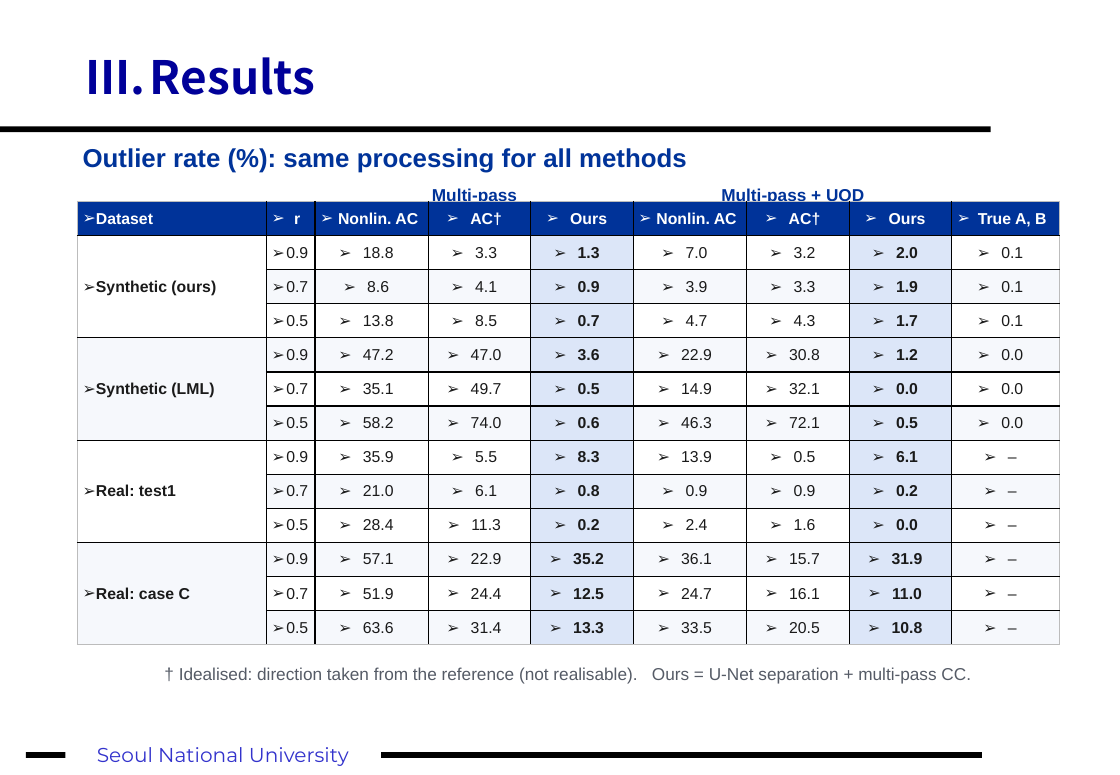
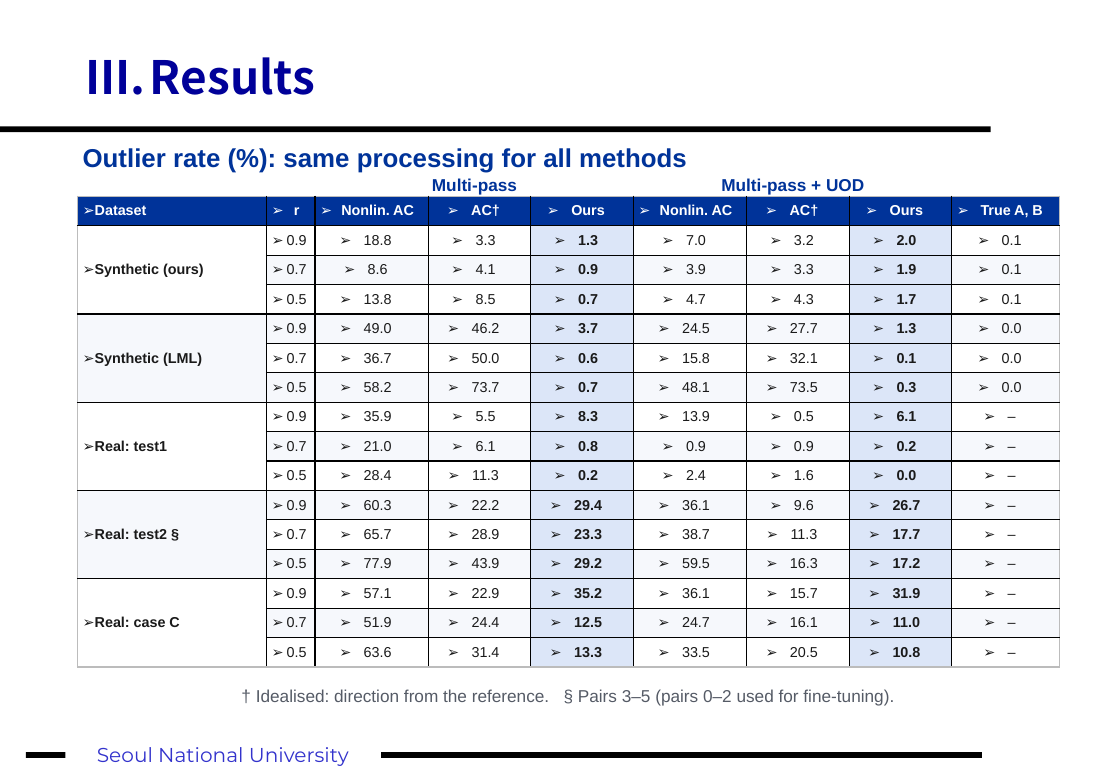
Before and after one commit to fosherrat/piv_termproject, a slide deck: slide 14 of presentation/PIV_term_project.pptx. Drawn at 1120x775 pixels with LibreOffice and Linux fonts; fonts in the diff are those of the drawing. Boxes give left, top, right and bottom in pixels: in the first picture for what was removed or moved away, otherwise in the second. Text is boxed around its words. In the diff, an @@ line names an element or a change of style, - is before the commit and + after.

```diff
--- a/presentation/PIV_term_project.pptx
+++ b/presentation/PIV_term_project.pptx
@@ text "Multi-pass": place and size @@
-text "Multi-pass" at box(432, 186, 517, 204)
+text "Multi-pass" at box(432, 178, 517, 195)
@@ text "Multi-pass + UOD": place and size @@
-text "Multi-pass + UOD" at box(721, 186, 864, 204)
+text "Multi-pass + UOD" at box(721, 178, 864, 195)
@@ table at box(78, 196, 1060, 668) @@
-row 5: Synthetic (LML) | 0.9 | 47.2 | 47.0 | 3.6 | 22.9 | 30.8 | 1.2 | 0.0
+row 5: Synthetic (LML) | 0.9 | 49.0 | 46.2 | 3.7 | 24.5 | 27.7 | 1.3 | 0.0
-row 6:  | 0.7 | 35.1 | 49.7 | 0.5 | 14.9 | 32.1 | 0.0 | 0.0
+row 6:  | 0.7 | 36.7 | 50.0 | 0.6 | 15.8 | 32.1 | 0.1 | 0.0
-row 7:  | 0.5 | 58.2 | 74.0 | 0.6 | 46.3 | 72.1 | 0.5 | 0.0
+row 7:  | 0.5 | 58.2 | 73.7 | 0.7 | 48.1 | 73.5 | 0.3 | 0.0
+row 11: Real: test2 § | 0.9 | 60.3 | 22.2 | 29.4 | 36.1 | 9.6 | 26.7 | –
+row 12:  | 0.7 | 65.7 | 28.9 | 23.3 | 38.7 | 11.3 | 17.7 | –
+row 13:  | 0.5 | 77.9 | 43.9 | 29.2 | 59.5 | 16.3 | 17.2 | –
@@ table: place and size @@
-table at box(78, 202, 1060, 645)
+table at box(78, 196, 1060, 668)
@@ text at box(256, 689, 894, 706): text changed @@
-† Idealised: direction taken from the reference (not realisable). Ours = U-Net separation + multi-pass CC.
+† Idealised: direction from the reference. § Pairs 3–5 (pairs 0–2 used for fine-tuning).
```
Also in this commit, not shown: 7 other slides changed, 5 slides added, 3 slides removed, 23 other files.
